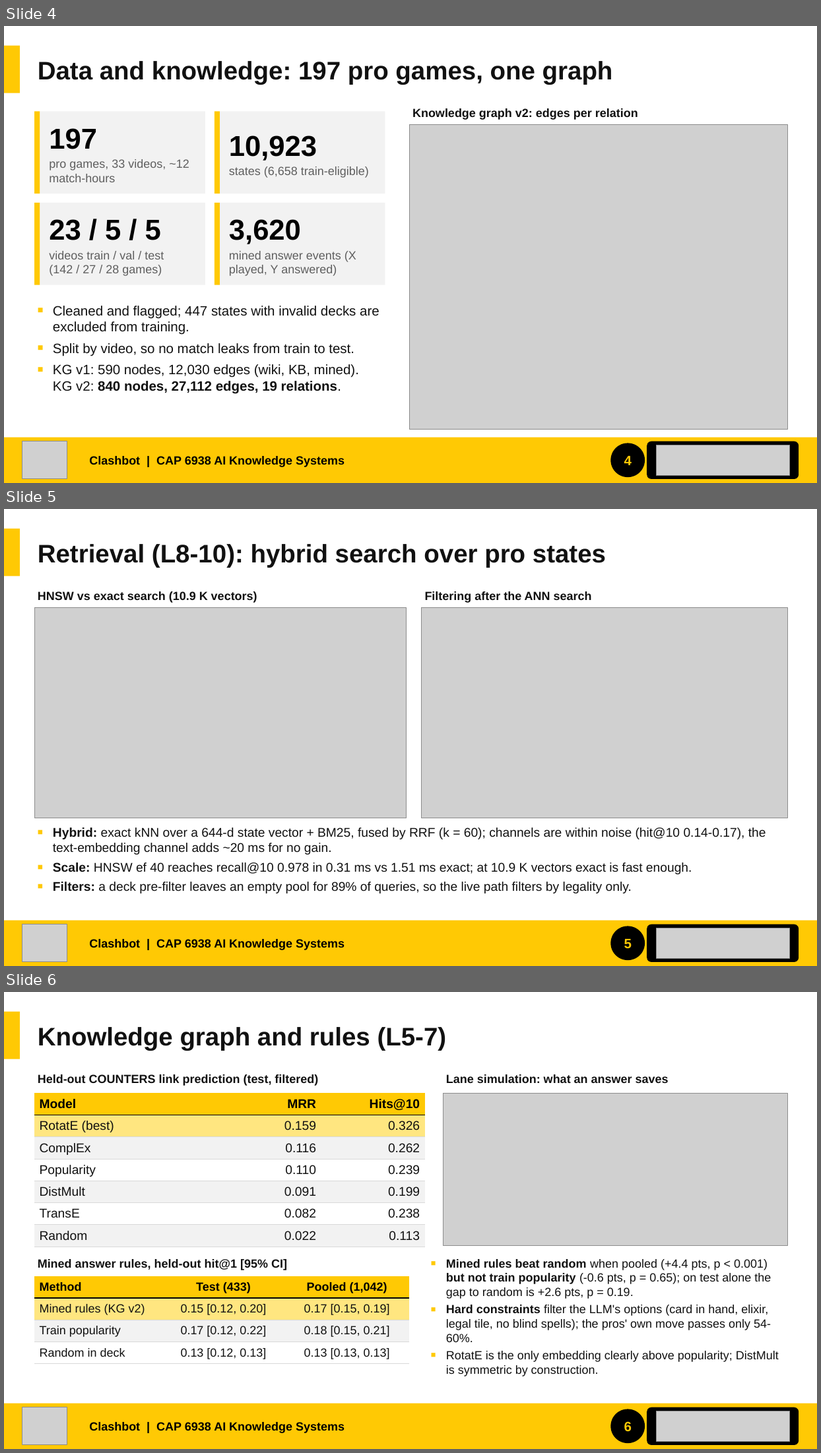
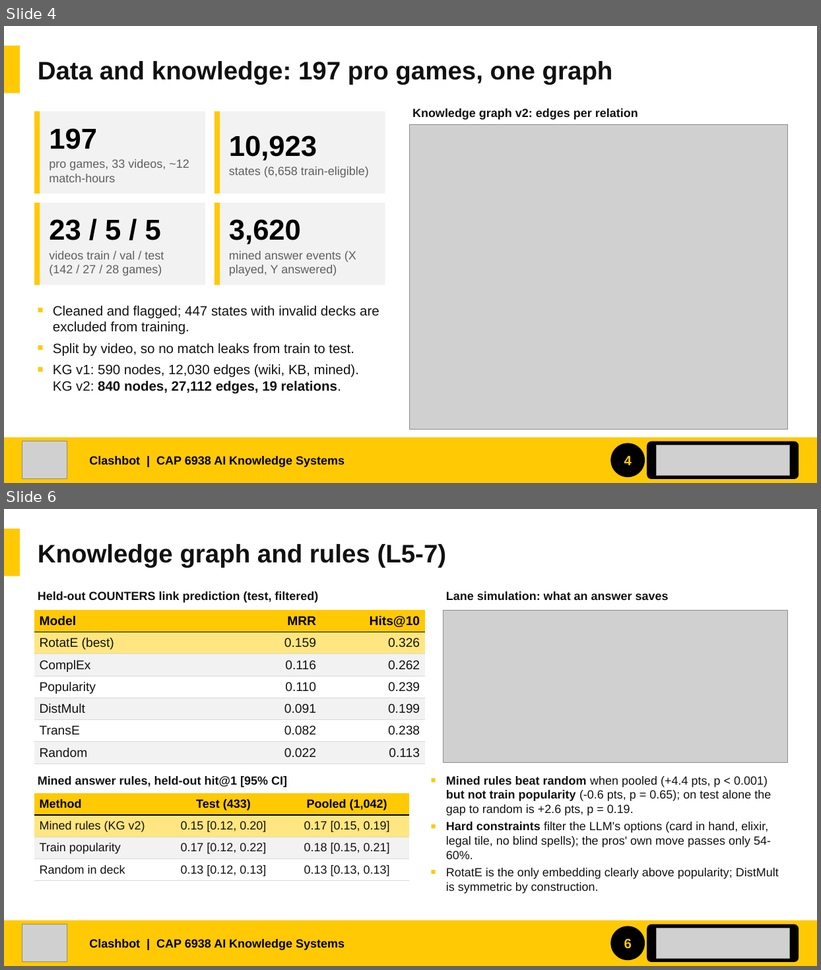
Before and after one commit to JylerTackson/clashBot, a slide deck: docs/report/slides/clashbot_showcase.pptx. Shown one above the other, each under a label of ours: slides 4, 5 and 6 before the commit, slides 4 and 6 after it; the slides between them are not shown. The pictures are 821x1453 and 821x970 pixels, drawn with LibreOffice and Linux fonts; fonts in the diff are those of the drawing; grey boxes stand for pictures. Boxes give left, top, right and bottom in pixels: in the first picture for what was removed or moved away, otherwise in the second. Text is boxed around its words. In the diff, an @@ line names an element or a change of style, - is before the commit and + after.

```diff
--- a/docs/report/slides/clashbot_showcase.pptx
+++ b/docs/report/slides/clashbot_showcase.pptx
@@ slide 5 removed at (x1=4, y1=509, x2=817, y2=966), background #FFFFFF @@
@@ rectangle removed at (x1=4, y1=529, x2=20, y2=576) @@
@@ text removed at (x1=38, y1=544, x2=606, y2=567) @@
-Retrieval (L8-10): hybrid search over pro states
@@ text removed at (x1=38, y1=591, x2=257, y2=603) @@
-HNSW vs exact search (10.9 K vectors)
@@ text removed at (x1=425, y1=591, x2=592, y2=603) @@
-Filtering after the ANN search
@@ picture removed at (x1=34, y1=608, x2=407, y2=819) @@
@@ picture removed at (x1=422, y1=608, x2=788, y2=819) @@
@@ text removed at (x1=53, y1=828, x2=766, y2=894) @@
-■ Hybrid: exact kNN over a 644-d state vector + BM25, fused by RRF (k = 60); channels are within noise (hit@10 0.14-0.17), the text-embedding channel adds ~20 ms for no gain.
-■ Scale: HNSW ef 40 reaches recall@10 0.978 in 0.31 ms vs 1.51 ms exact; at 10.9 K vectors exact is fast enough.
-■ Filters: a deck pre-filter leaves an empty pool for 89% of queries, so the live path filters by legality only.
@@ rectangle removed at (x1=4, y1=921, x2=817, y2=966) @@
@@ picture removed at (x1=22, y1=925, x2=67, y2=963) @@
@@ text removed at (x1=89, y1=939, x2=345, y2=951) @@
-Clashbot | CAP 6938 AI Knowledge Systems
@@ ellipse removed at (x1=611, y1=926, x2=645, y2=960) @@
@@ page number removed at (x1=624, y1=939, x2=632, y2=949) @@
-5
@@ rounded rectangle removed at (x1=647, y1=925, x2=799, y2=963) @@
@@ picture removed at (x1=656, y1=929, x2=789, y2=959) @@
```
Also in this commit, not shown: 1 slide changed, 3 slides added, 4 other files.
